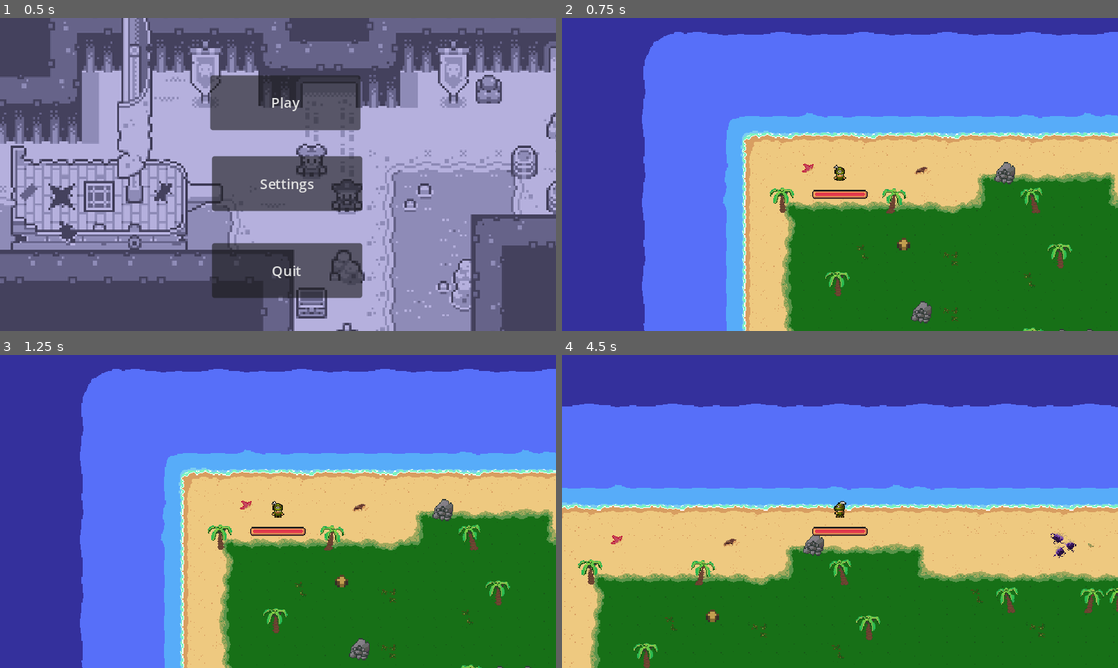
Above: before the commit, frames 1-4 (two rows, left to right).
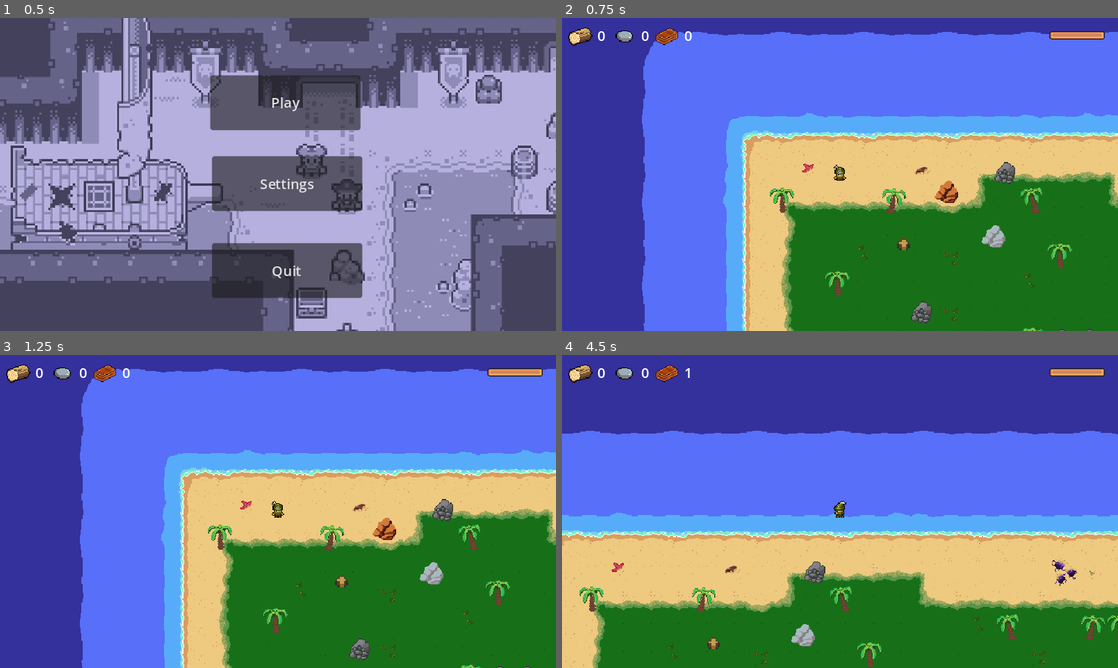
Above: after the commit, the same moments.

Repository: liam-barkley/Game-Jam
Game: Godot game, scene res://Scenes/main_menu.tscn
Two runs of this game, one before a commit and one after it. Both use one fixed random seed, a clock stepped at 60 frames per second and the inputs below.
Inputs (mouse positions are in pixels of both pictures, inside the frame that each line leads up to):
- Up to frame 1 (0.5 s): no input
- Up to frame 2 (0.75 s): click "Play" at 0.5 s
- Up to frame 3 (1.25 s): no input
- Up to frame 4 (4.5 s): tap Enter at 1.25 s; move the mouse to (962, 495) at 1.27 s; hold D (move_right) 1.28-2.03 s; tap E (interact) at 1.35, 2.3, 2.85, 3.6 s; move the mouse to (728, 527) at 2.02 s; hold S (move_down) 2.03-2.78 s; click (728, 527) at 2.1 s; move the mouse to (895, 442) at 2.77 s; hold D (move_right) 2.78-3.53 s; move the mouse to (812, 574) at 3.52 s; hold W (move_up) 3.53-4.28 s; move the mouse to (1006, 558) at 4.27 s; hold A (move_left) from 4.28 s (still down); click (1006, 558) at 4.35 s

Frame 1 is identical in both runs. In frame 2, 1.4% of the frame differs, in the area x 1-98%, y 3-74%; in frame 3, 1.4%; in frame 4, 39%, in the area x 0-100%, y 3-100%.

Commit message:
Added HUD with helath and 3 resources. Resource pickup also displays

Diff:
--- a/Game/Scenes/health_bar.tscn
+++ b/Game/Scenes/health_bar.tscn
@@ -10,12 +10,14 @@
 anchor_top = 0.5
 anchor_right = 0.5
 anchor_bottom = 0.5
-offset_left = -31.0
-offset_top = 21.0
-offset_right = 33.0
-offset_bottom = 61.0
+offset_left = -30.6667
+offset_top = -4.66667
+offset_right = 33.3333
+offset_bottom = 35.3333
 grow_horizontal = 2
 grow_vertical = 2
+size_flags_horizontal = 4
+size_flags_vertical = 4
 texture_under = ExtResource("2_dtn78")
 texture_progress = ExtResource("3_4mtvy")
 script = ExtResource("1_b8al0")
--- a/Game/Scenes/player.tscn
+++ b/Game/Scenes/player.tscn
@@ -8,7 +8,6 @@
 [ext_resource type="Script" path="res://Scripts/Player/Move.gd" id="5_j73yv"]
 [ext_resource type="Script" path="res://Scripts/Player/Attack.gd" id="6_uuhg0"]
 [ext_resource type="Script" path="res://Scripts/Player/Death.gd" id="7_jtbc0"]
-[ext_resource type="PackedScene" uid="uid://bw3vdxc2gx8ph" path="res://Scenes/health_bar.tscn" id="9_1uuor"]
 
 [sub_resource type="AtlasTexture" id="AtlasTexture_1dlbu"]
 atlas = ExtResource("3_jksri")
@@ -641,6 +640,8 @@
 
 [node name="Player" type="CharacterBody2D"]
 position = Vector2(8, 8)
+collision_layer = 4
+collision_mask = 26
 script = ExtResource("1_ex118")
 SPEED = 150.0
 
@@ -690,15 +691,6 @@
 
 [node name="AudioStreamPlayer2D" type="AudioStreamPlayer2D" parent="."]
 
-[node name="CanvasLayer" type="CanvasLayer" parent="."]
-
-[node name="HealthBar" parent="CanvasLayer" node_paths=PackedStringArray("player") instance=ExtResource("9_1uuor")]
-offset_left = -32.0
-offset_top = 18.0
-offset_right = 32.0
-offset_bottom = 45.0
-player = NodePath("../..")
-
 [connection signal="ready" from="." to="." method="_on_ready"]
 [connection signal="damage" from="Hurtbox" to="." method="_on_hurtbox_damage"]
 [connection signal="area_entered" from="SwordHitbox" to="." method="_on_sword_hitbox_area_entered"]
--- /dev/null
+++ b/Game/Scenes/rock_ore.tscn
@@ -0,0 +1,23 @@
+[gd_scene load_steps=4 format=3 uid="uid://ccpocuyp60wrf"]
+
+[ext_resource type="Script" path="res://Scripts/rock_ore.gd" id="1_2ffya"]
+[ext_resource type="Texture2D" uid="uid://b7hg1wng14tpt" path="res://Arts/Resources/Rock_ore.png" id="1_lul7s"]
+
+[sub_resource type="CircleShape2D" id="CircleShape2D_2k5ot"]
+radius = 25.0799
+
+[node name="RockOre" type="Node2D"]
+script = ExtResource("1_2ffya")
+
+[node name="Sprite2D" type="Sprite2D" parent="."]
+texture = ExtResource("1_lul7s")
+
+[node name="PickableArea" type="Area2D" parent="."]
+collision_layer = 2
+collision_mask = 4
+
+[node name="CollisionShape2D" type="CollisionShape2D" parent="PickableArea"]
+shape = SubResource("CircleShape2D_2k5ot")
+
+[connection signal="body_entered" from="PickableArea" to="." method="_on_pickable_area_body_entered"]
+[connection signal="body_exited" from="PickableArea" to="." method="_on_pickable_area_body_exited"]
--- /dev/null
+++ b/Game/Scenes/rock_stone.tscn
@@ -0,0 +1,24 @@
+[gd_scene load_steps=4 format=3 uid="uid://bn7krrssrtoys"]
+
+[ext_resource type="Texture2D" uid="uid://cxr72ufbir3w1" path="res://Arts/Resources/Rock.png" id="1_se2uh"]
+[ext_resource type="Script" path="res://Scripts/rock_stone.gd" id="1_yew3r"]
+
+[sub_resource type="CircleShape2D" id="CircleShape2D_mei03"]
+radius = 29.0
+
+[node name="RockStone" type="Node2D"]
+script = ExtResource("1_yew3r")
+
+[node name="Sprite2D" type="Sprite2D" parent="."]
+texture = ExtResource("1_se2uh")
+
+[node name="PickableArea" type="Area2D" parent="."]
+collision_layer = 2
+collision_mask = 4
+
+[node name="CollisionShape2D" type="CollisionShape2D" parent="PickableArea"]
+position = Vector2(-1, 2)
+shape = SubResource("CircleShape2D_mei03")
+
+[connection signal="body_entered" from="PickableArea" to="." method="_on_pickable_area_body_entered"]
+[connection signal="body_exited" from="PickableArea" to="." method="_on_pickable_area_body_exited"]
--- /dev/null
+++ b/Game/Scenes/ui.tscn
@@ -0,0 +1,85 @@
+[gd_scene load_steps=7 format=3 uid="uid://dcvpxnk1vi847"]
+
+[ext_resource type="Texture2D" uid="uid://ch0j2qg50q5lo" path="res://Arts/Resources/Rock-icon.png" id="1_ekkvy"]
+[ext_resource type="Script" path="res://Scripts/UI/ui.gd" id="1_fhapp"]
+[ext_resource type="Texture2D" uid="uid://tmasof6f7210" path="res://Arts/Resources/Wood-icon.png" id="2_2yyba"]
+[ext_resource type="Texture2D" uid="uid://cq8qfish7bo6a" path="res://Arts/Resources/Rock_ore-icon.png" id="2_kun3u"]
+[ext_resource type="Texture2D" uid="uid://bdvblkhhbliec" path="res://Arts/HUD/healthbarUnder.png" id="4_jvu7m"]
+[ext_resource type="Texture2D" uid="uid://81mvji0lyfe3" path="res://Arts/HUD/healthbarProgress.png" id="5_003gc"]
+
+[node name="UI" type="CanvasLayer"]
+script = ExtResource("1_fhapp")
+
+[node name="Control" type="Control" parent="."]
+layout_mode = 3
+anchors_preset = 15
+anchor_right = 1.0
+anchor_bottom = 1.0
+grow_horizontal = 2
+grow_vertical = 2
+
+[node name="MarginContainer" type="MarginContainer" parent="Control"]
+layout_mode = 1
+anchors_preset = 15
+anchor_right = 1.0
+anchor_bottom = 1.0
+grow_horizontal = 2
+grow_vertical = 2
+theme_override_constants/margin_left = 5
+theme_override_constants/margin_top = 5
+theme_override_constants/margin_right = 15
+theme_override_constants/margin_bottom = 5
+
+[node name="HBoxContainer" type="HBoxContainer" parent="Control/MarginContainer"]
+layout_mode = 2
+size_flags_horizontal = 0
+size_flags_vertical = 0
+
+[node name="Resources" type="HBoxContainer" parent="Control/MarginContainer/HBoxContainer"]
+layout_mode = 2
+size_flags_horizontal = 0
+size_flags_vertical = 0
+
+[node name="Wood" type="TextureRect" parent="Control/MarginContainer/HBoxContainer/Resources"]
+layout_mode = 2
+texture = ExtResource("2_2yyba")
+
+[node name="WoodLabel" type="Label" parent="Control/MarginContainer/HBoxContainer/Resources"]
+unique_name_in_owner = true
+layout_mode = 2
+text = "0"
+
+[node name="Rock" type="TextureRect" parent="Control/MarginContainer/HBoxContainer/Resources"]
+layout_mode = 2
+texture = ExtResource("1_ekkvy")
+
+[node name="RockLabel" type="Label" parent="Control/MarginContainer/HBoxContainer/Resources"]
+unique_name_in_owner = true
+layout_mode = 2
+text = "0"
+
+[node name="Ore" type="TextureRect" parent="Control/MarginContainer/HBoxContainer/Resources"]
+layout_mode = 2
+texture = ExtResource("2_kun3u")
+
+[node name="OreLabel" type="Label" parent="Control/MarginContainer/HBoxContainer/Resources"]
+unique_name_in_owner = true
+layout_mode = 2
+text = "0"
+
+[node name="MarginContainer" type="MarginContainer" parent="Control/MarginContainer"]
+layout_mode = 2
+size_flags_horizontal = 8
+size_flags_vertical = 0
+theme_override_constants/margin_top = 10
+
+[node name="BoxContainer" type="BoxContainer" parent="Control/MarginContainer/MarginContainer"]
+layout_mode = 2
+size_flags_horizontal = 8
+size_flags_vertical = 0
+
+[node name="PlayerHealthBar" type="TextureProgressBar" parent="Control/MarginContainer/MarginContainer/BoxContainer"]
+unique_name_in_owner = true
+layout_mode = 2
+texture_under = ExtResource("4_jvu7m")
+texture_progress = ExtResource("5_003gc")
--- a/Game/Scenes/wood_tree.tscn
+++ b/Game/Scenes/wood_tree.tscn
@@ -43,6 +43,8 @@
 autoplay = "stub"
 
 [node name="PickableArea" type="Area2D" parent="."]
+collision_layer = 2
+collision_mask = 4
 
 [node name="CollisionShape2D" type="CollisionShape2D" parent="PickableArea"]
 shape = SubResource("CircleShape2D_k6t3i")
--- a/Game/Scenes/world.tscn
+++ b/Game/Scenes/world.tscn
@@ -6,6 +6,9 @@
 [ext_resource type="Texture2D" uid="uid://1qkoxa5mfkbt" path="res://Arts/Terrain (Reg+Mono)/Terrain_Tilemap_V1.0.png" id="2_l6pns"]
 [ext_resource type="PackedScene" uid="uid://cfr2wjve2btpe" path="res://Scenes/player.tscn" id="3_t2bnr"]
 [ext_resource type="PackedScene" uid="uid://dan05mcwth3fl" path="res://Scenes/wood_tree.tscn" id="5_7rr2a"]
+[ext_resource type="PackedScene" uid="uid://dcvpxnk1vi847" path="res://Scenes/ui.tscn" id="7_50q53"]
+[ext_resource type="PackedScene" uid="uid://bn7krrssrtoys" path="res://Scenes/rock_stone.tscn" id="7_gexk7"]
+[ext_resource type="PackedScene" uid="uid://ccpocuyp60wrf" path="res://Scenes/rock_ore.tscn" id="8_ctcem"]
 
 [sub_resource type="TileSetAtlasSource" id="TileSetAtlasSource_pf8ff"]
 texture = ExtResource("1_ngcyt")
@@ -1927,9 +1930,21 @@
 [node name="Player" parent="TileMap" instance=ExtResource("3_t2bnr")]
 position = Vector2(146, 82)
 
-[node name="Node" type="Node" parent="TileMap"]
+[node name="Resources" type="Node" parent="TileMap"]
 
-[node name="wood_tree" parent="TileMap/Node" instance=ExtResource("5_7rr2a")]
+[node name="wood_tree" parent="TileMap/Resources" instance=ExtResource("5_7rr2a")]
 position = Vector2(229, 179)
 
+[node name="RockStone" parent="TileMap/Resources" instance=ExtResource("7_gexk7")]
+position = Vector2(334, 177)
+
+[node name="RockOre" parent="TileMap/Resources" instance=ExtResource("8_ctcem")]
+position = Vector2(280, 126)
+
+[node name="UI" parent="." node_paths=PackedStringArray("player") instance=ExtResource("7_50q53")]
+player = NodePath("../TileMap/Player")
+
 [connection signal="timeout" from="TileMap/Timer" to="TileMap" method="_on_timer_timeout"]
+[connection signal="gathered_wood" from="TileMap/Resources/wood_tree" to="UI" method="_on_wood_tree_gathered_wood"]
+[connection signal="gathered_stone" from="TileMap/Resources/RockStone" to="UI" method="_on_rock_stone_gathered_stone"]
+[connection signal="gathered_ore" from="TileMap/Resources/RockOre" to="UI" method="_on_rock_ore_gathered_ore"]
--- /dev/null
+++ b/Game/Scripts/UI/ui.gd
@@ -0,0 +1,52 @@
+extends CanvasLayer
+
+@export var player: CharacterBody2D
+
+@onready var player_health_bar = %PlayerHealthBar
+
+@onready var rock_label = %RockLabel
+@onready var ore_label = %OreLabel
+@onready var wood_label = %WoodLabel
+
+var num_wood = 0:
+	set(new_wood):
+		num_wood = new_wood
+		update_wood_label()
+
+var num_rock = 0:
+	set(new_rock):
+		num_rock = new_rock
+		update_rock_label()
+
+var num_ore = 0:
+	set(new_ore):
+		num_ore = new_ore
+		update_ore_label()
+
+func _ready():
+	await player.ready
+	player.health_changed.connect(update_health_progress())
+	update_health_progress()
+	update_rock_label()
+	update_ore_label()
+
+func update_health_progress():
+	player_health_bar.value = player.health * 100 / player.max_health
+
+func update_wood_label():
+	wood_label.text = str(num_wood)
+
+func update_rock_label():
+	rock_label.text = str(num_rock)
+
+func update_ore_label():
+	ore_label.text = str(num_ore)
+
+func _on_wood_tree_gathered_wood():
+	num_wood += 1
+
+func _on_rock_stone_gathered_stone():
+	num_rock += 1
+
+func _on_rock_ore_gathered_ore():
+	num_ore += 1
--- /dev/null
+++ b/Game/Scripts/rock_ore.gd
@@ -0,0 +1,24 @@
+extends Node2D
+
+var is_ready : bool = false
+var is_player_nearby : bool = false
+
+signal gathered_ore
+# Called when the node enters the scene tree for the first time.
+func _ready():
+	pass
+
+# Called every frame. 'delta' is the elapsed time since the previous frame.
+func _process(delta):
+	if is_player_nearby:
+		if Input.is_action_just_pressed("interact"):
+			gathered_ore.emit()
+			queue_free()
+
+func _on_pickable_area_body_entered(body):
+	if body.name == "Player":
+		is_player_nearby = true
+
+func _on_pickable_area_body_exited(body):
+	if body.name == "Player":
+		is_player_nearby = false
--- /dev/null
+++ b/Game/Scripts/rock_stone.gd
@@ -0,0 +1,24 @@
+extends Node2D
+
+var is_ready : bool = false
+var is_player_nearby : bool = false
+
+signal gathered_stone
+# Called when the node enters the scene tree for the first time.
+func _ready():
+	pass
+
+# Called every frame. 'delta' is the elapsed time since the previous frame.
+func _process(delta):
+	if is_player_nearby:
+		if Input.is_action_just_pressed("interact"):
+			gathered_stone.emit()
+			queue_free()
+
+func _on_pickable_area_body_entered(body):
+	if body.name == "Player":
+		is_player_nearby = true
+
+func _on_pickable_area_body_exited(body):
+	if body.name == "Player":
+		is_player_nearby = false
Not shown, added: Game/Arts/Enemies/melee_plant_sprite_sheet.png.import
Binary file added: Game/Arts/Resources/Wood-icon.png
Not shown, added: Game/Arts/Resources/Wood-icon.png.import
Not shown: 1 places in Game/Scenes/player.tscn that only renumber resources
Not shown: 1 places in Game/Scenes/world.tscn that only renumber resources
